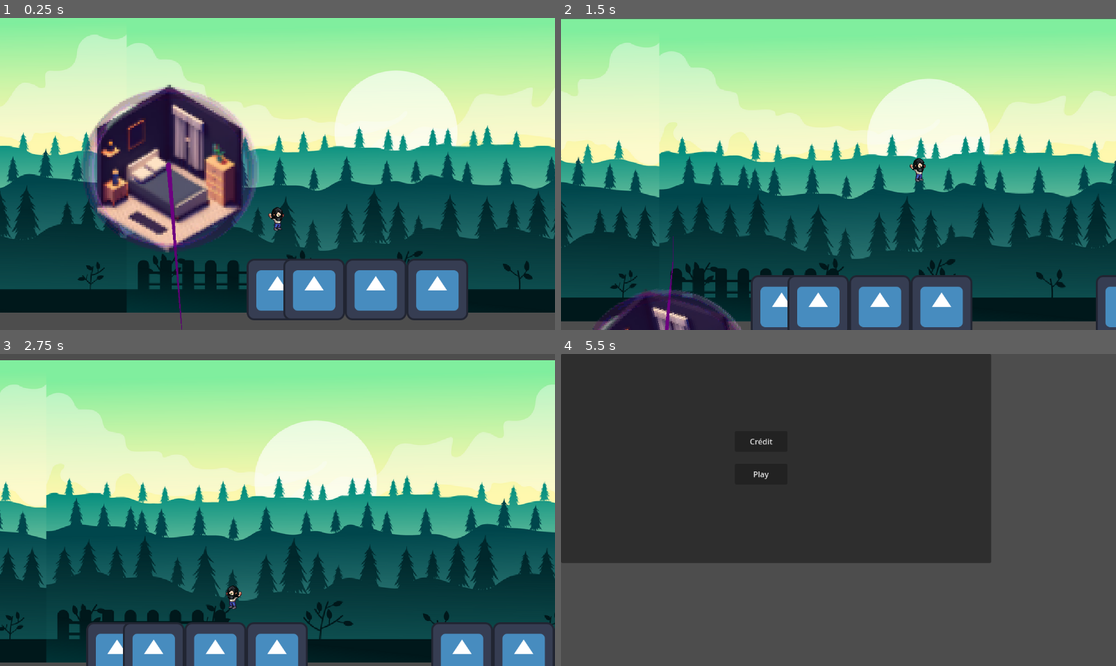
Above: before the commit, frames 1-4 (two rows, left to right).
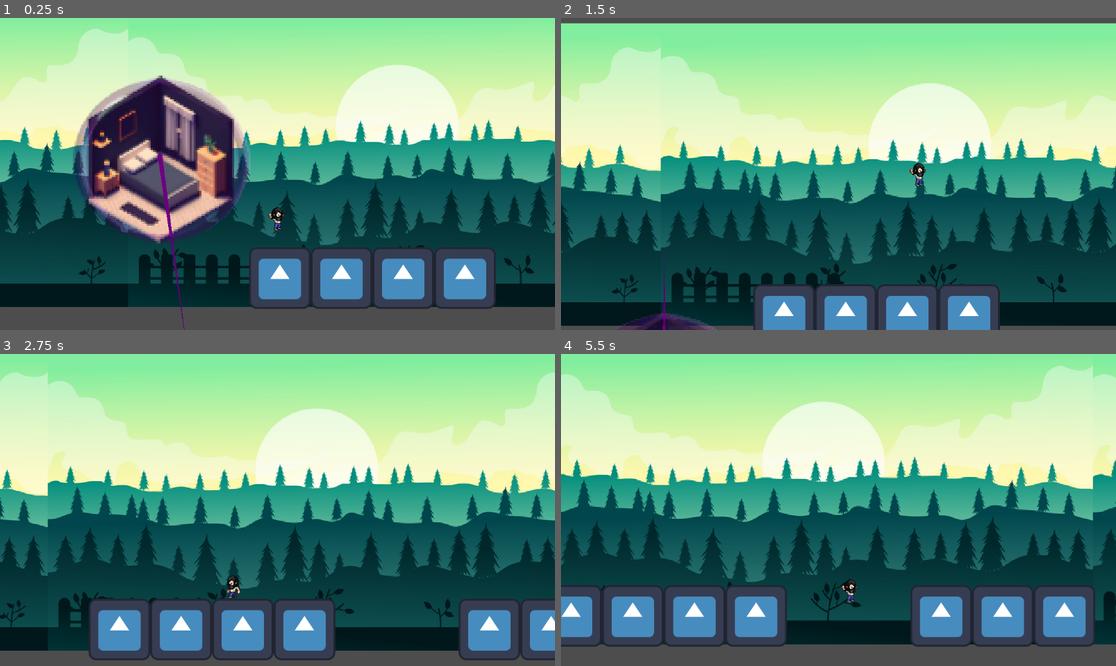
Above: after the commit, the same moments.

Repository: Narrop/Jame-Gam-17
Game: Godot game, scene res://Scenes/Levels/Level1.tscn
Same seed, same stepped clock (60 frames per second), same inputs: the game is played once before the commit and once after it. The engine's default icon, where the game draws it, is replaced by a stand-in: a white triangle on a blue panel in a dark square.
Inputs:
- Up to frame 1 (0.25 s): no input
- Up to frame 2 (1.5 s): tap Enter (ui_accept) at 0.5, 0.77 s; hold Right (ui_right) from 0.53 s (still down)
- Up to frame 3 (2.75 s): tap Enter (ui_accept) at 1.52 s; release Right (ui_right) at 2.03 s; hold Left (ui_left) from 2.03 s (still down)
- Up to frame 4 (5.5 s): release Left (ui_left) at 2.78 s; hold Right (ui_right) 2.78-4.28 s; tap Enter (ui_accept) at 3.02, 3.77, 4.52 s; hold Left (ui_left) 4.28-5.03 s; hold Right (ui_right) from 5.03 s (still down)

The runs differ from the first frame. In frame 1, 27% of the frame differs, in the area x 0-100%, y 3-100%; in frame 2, 20%; in frame 3, 34%; in frame 4, 88%, in the area x 0-100%, y 0-94%.

Commit message:
fix(ground): aligned ground collision

Diff:
--- a/Scenes/Actors/Player.tscn
+++ b/Scenes/Actors/Player.tscn
@@ -138,6 +138,7 @@
 height = 42.0
 
 [node name="Player" type="CharacterBody2D"]
+safe_margin = 0.001
 script = ExtResource("1_ibu8m")
 
 [node name="AnimatedSprite2D" type="AnimatedSprite2D" parent="."]
--- a/Scenes/Levels/Grounds/Ground.gd
+++ b/Scenes/Levels/Grounds/Ground.gd
@@ -1,4 +1,4 @@
-extends Sprite2D
+extends StaticBody2D
 
 @onready var player = get_parent().get_parent().get_node("Player")
 
--- a/Scenes/Levels/Grounds/Ground.tscn
+++ b/Scenes/Levels/Grounds/Ground.tscn
@@ -1,17 +1,16 @@
-[gd_scene load_steps=4 format=3 uid="uid://b42aej1ww3h7u"]
+[gd_scene load_steps=4 format=3 uid="uid://j3yf066x6p6u"]
 
 [ext_resource type="Script" path="res://Scenes/Levels/Grounds/Ground.gd" id="2_fpbg7"]
 [ext_resource type="Texture2D" uid="uid://b0m2bjkeopkag" path="res://icon.svg" id="2_vw1cj"]
 
-[sub_resource type="RectangleShape2D" id="RectangleShape2D_nqf4a"]
-size = Vector2(124.363, 136)
+[sub_resource type="RectangleShape2D" id="RectangleShape2D_e3wyw"]
+size = Vector2(127, 127)
 
-[node name="Ground" type="Sprite2D"]
-texture = ExtResource("2_vw1cj")
+[node name="Ground" type="StaticBody2D"]
 script = ExtResource("2_fpbg7")
 
-[node name="StaticBody2D" type="StaticBody2D" parent="."]
+[node name="Sprite2D" type="Sprite2D" parent="."]
+texture = ExtResource("2_vw1cj")
 
-[node name="CollisionShape2D" type="CollisionShape2D" parent="StaticBody2D"]
-position = Vector2(-0.181675, -4)
-shape = SubResource("RectangleShape2D_nqf4a")
+[node name="CollisionShape2D" type="CollisionShape2D" parent="."]
+shape = SubResource("RectangleShape2D_e3wyw")
--- a/Scenes/Levels/Level1.tscn
+++ b/Scenes/Levels/Level1.tscn
@@ -26,12 +26,13 @@
 [node name="SpawnGround" parent="." instance=ExtResource("2_hrjb1")]
 
 [node name="Ground" parent="SpawnGround" instance=ExtResource("2_2ym4r")]
+script = null
 
 [node name="Bedroom" parent="." instance=ExtResource("2_sl6ss")]
-position = Vector2(-226, -264)
+position = Vector2(-249, -259)
 
 [node name="Player" parent="." instance=ExtResource("3_2htcg")]
-position = Vector2(0, -165)
+position = Vector2(-5, -141)
 metadata/_edit_group_ = true
 
 [node name="Camera2D" type="Camera2D" parent="Player"]
--- a/Scenes/Levels/SpawnGround.gd
+++ b/Scenes/Levels/SpawnGround.gd
@@ -2,13 +2,14 @@
 
 const GROUNDWIDTH = 128
 
-var spawn_position = global_position
+@onready var spawn_position = get_parent().global_position
 @onready var player = get_parent().get_node("Player")
 
 var rng = RandomNumberGenerator.new()
 var scenesList = []
 
 func _ready():
+	print(spawn_position)
 	# Load every type of ground
 	var path = "res://Scenes/Levels/Grounds/"
 	var dir = DirAccess.open(path)
@@ -20,11 +21,11 @@
 				scenesList.append(load(path + files[i]))
 
 
-
 # Called every frame. 'delta' is the elapsed time since the previous frame.
 func _process(_delta):
 	if spawn_position.distance_to(player.global_position) < 1000:
-			spawn_ground()
+		spawn_ground()
+
 
 func spawn_ground():
 
@@ -38,4 +39,4 @@
 	var spawn_ground_instance = random_ground.instantiate()
 	add_child(spawn_ground_instance)
 	spawn_ground_instance.global_position.x = spawn_position.x
-	spawn_position.x += GROUNDWIDTH
+	spawn_position.x = spawn_position.x + GROUNDWIDTH
Not shown: 1 places in Scenes/Levels/Level1.tscn that only renumber resources
